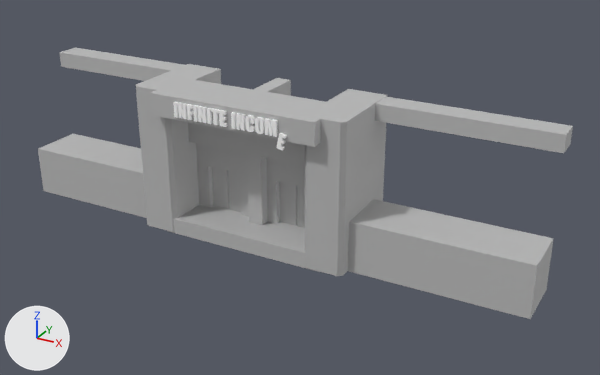
An edit to the FBX model Geometry/Text_Building_01.fbx, drawn before and after from the same camera.
Camera for both pictures: a camera (50 mm lens) standing at (15.86, -14.57, 9.04) and looking at (7.37, 0.86, 1.33). The axes (+X, +Y, +Z) are drawn at lower left. The lights are the same throughout. Where no turn or scale is listed for an object, it has been applied to the vertices.

Objects in the first picture: 'Text_Building1'.
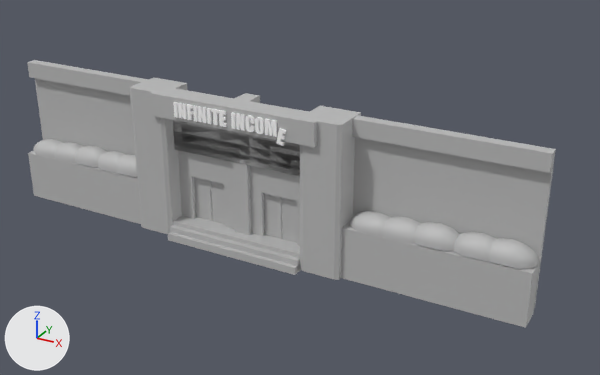
Patch to the scene script:
```diff
--- a/Geometry/Text_Building_01.fbx.py
+++ b/Geometry/Text_Building_01.fbx.py
@@ me_mesh @@
-me_mesh.from_pydata(...)  # 556 vertices, 446 faces; spans x -6.53..6.53, y -1.23..1.23, z -1.78..1.78
+me_mesh.from_pydata(...)  # 1142 vertices, 986 faces; spans x -6.54..6.54, y -0.54..0.54, z -1.79..1.79
+# me_mesh part 1: the loose piece of 24 vertices spanning x 1.09..1.31, y -1.23..-1.16, z 1.06..1.43 is moved by (0.01, 0.69, 0.11)
+# me_mesh part 2: a new loose piece, a box spanning x -1.91..1.54, y -0.44..0.25, z -1.73..-1.48, in mat_lambert1 (grey #bcbcbc)
+# me_mesh part 3: a new loose piece, a box spanning x -1.91..1.54, y -0.54..0.15, z -1.79..-1.61, in mat_lambert1 (grey #bcbcbc)
+# me_mesh part 4: the loose piece of 24 vertices spanning x -2.14..-0.25, y 0.05..0.26, z -1.43..0.46 is rebuilt with 24 vertices and now spans x -2.11..-0.22, y 0.03..0.12, z -1.42..0.47
+# me_mesh part 5: the loose piece of 24 vertices spanning x -0.24..1.65, y 0.05..0.26, z -1.43..0.46 is rebuilt with 24 vertices and now spans x -0.19..1.69, y 0.03..0.12, z -1.42..0.47
+# me_mesh part 6: the loose piece of 20 vertices spanning x -1.6..-0.63, y 0.19..0.34, z -1.43..-0.28 is rebuilt with 20 vertices and now spans x -1.57..-0.6, y 0.14..0.2, z -1.42..-0.27, in mat_glass_01_mat (grey #bcbcbc)
+# me_mesh part 7: the loose piece of 20 vertices spanning x 0.3..1.26, y 0.19..0.34, z -1.43..-0.28 is rebuilt with 20 vertices and now spans x 0.34..1.31, y 0.13..0.2, z -1.42..-0.27, in mat_glass_01_mat (grey #bcbcbc)
+# me_mesh part 8: the loose piece of 12 vertices spanning x 1.55..2.51, y -0.92..1.23, z -1.75..1.78 is rebuilt with 12 vertices and now spans x 1.55..2.51, y -0.39..0.54, z -1.74..1.79
+# me_mesh part 9: the loose piece of 12 vertices spanning x -2.87..-1.91, y -0.92..1.23, z -1.75..1.78 is rebuilt with 12 vertices and now spans x -2.87..-1.91, y -0.39..0.54, z -1.74..1.79
+# me_mesh part 10: the loose piece of 8 vertices spanning x -2.19..1.96, y -1.17..0.15, z 1.26..1.78 is rebuilt with 8 vertices and now spans x -2.19..1.97, y -0.5..0.07, z 1.27..1.79
+# me_mesh part 11: the loose piece of 8 vertices spanning x -6.53..-2.38, y -0.6..0.72, z -1.75..-0.54 is rebuilt with 8 vertices and now spans x -6.53..-2.37, y -0.25..0.32, z -1.74..-0.53
+# me_mesh part 12: the loose piece of 8 vertices spanning x 2.38..6.53, y -0.6..0.72, z -1.75..-0.54 is rebuilt with 8 vertices and now spans x 2.39..6.54, y -0.25..0.32, z -1.74..-0.53
+# me_mesh part 13: the loose piece of 8 vertices spanning x -0.31..0.06, y -0.17..1.22, z -1.75..1.78 is rebuilt with 8 vertices and now spans x -0.31..0.07, y -0.06..0.53, z -1.74..1.79
+# me_mesh part 14: the loose piece of 8 vertices spanning x -2.19..1.96, y -0.21..1.11, z 0.35..1.25 is rebuilt with 12 vertices and now spans x -2.19..1.97, y -0.08..0.49, z 0.36..1.26
+# me_mesh part 15: the loose piece of 8 vertices spanning x -2.19..1.96, y -0.89..0.42, z -1.78..-1.4 is rebuilt with 8 vertices and now spans x -1.98..1.76, y -0.31..0.26, z -1.77..-1.39
+# me_mesh part 16: 8 vertices removed from x 2.38..6.53, y 0.57..1.16, z 1.38..1.77; 291 vertices added at x 2.39..6.54, y -0.25..0.42, z -1.64..1.78
+# me_mesh part 17: 8 vertices removed from x -6.53..-2.38, y 0.57..1.16, z 1.38..1.77; 291 vertices added at x -6.54..-2.37, y -0.25..0.42, z -1.64..1.78
 me_mesh.materials.append(mat_lambert1)
 me_mesh.materials.append(mat_typeblinn)
+me_mesh.materials.append(mat_bush_01_mat)  # grey #bcbcbc
+me_mesh.materials.append(mat_glass_01_mat)  # grey #bcbcbc
@@ ob_text_building1 @@
 ob_text_building1 = bpy.data.objects.new('Text_Building1', me_mesh)
-ob_text_building1.location = (6.53, 0.6, 1.75)
+ob_text_building1.location = (6.53, -0.09, 1.74)
```

What differs and where, as boxes [x1, y1, x2, y2] in the pictures (600 x 375 px; the box of a moved part takes in the faces that stretch with it):
'Text_Building1', reshaped, moved: before [38, 48, 573, 319]; after [27, 60, 556, 328]
part 1 of me_mesh, moved or reshaped: before [276, 133, 287, 151]; after [276, 128, 286, 146]
part 2 of me_mesh, added: after [170, 225, 300, 270]
part 3 of me_mesh, added: after [168, 232, 300, 275]
part 4 of me_mesh, rebuilt (7% wider, 7% taller): before [196, 143, 249, 217]; after [178, 150, 235, 229]
part 5 of me_mesh, rebuilt: before [266, 158, 305, 224]; after [250, 166, 300, 246]
part 6 of me_mesh, rebuilt: before [212, 167, 241, 212]; after [194, 177, 226, 224]
part 7 of me_mesh, rebuilt: before [279, 182, 305, 228]; after [264, 193, 297, 243]
part 8 of me_mesh, rebuilt (26% narrower, 7% shorter): before [305, 89, 388, 276]; after [300, 106, 361, 280]
part 9 of me_mesh, rebuilt (33% narrower, 7% shorter): before [136, 64, 221, 232]; after [130, 78, 187, 234]
part 10 of me_mesh, rebuilt (8% narrower, 13% shorter): before [150, 78, 343, 147]; after [149, 87, 326, 147]
part 11 of me_mesh, rebuilt: before [38, 134, 146, 218]; after [28, 151, 141, 224]
part 12 of me_mesh, rebuilt (11% shorter): before [348, 199, 554, 319]; after [341, 221, 540, 328]
part 13 of me_mesh, rebuilt: before [247, 78, 291, 225]; after [233, 93, 260, 235]
part 14 of me_mesh, rebuilt: before [188, 122, 305, 166]; after [173, 120, 300, 176]
part 15 of me_mesh, rebuilt: before [168, 205, 320, 272]; after [173, 216, 300, 258]
part 16 of me_mesh, built on: before [375, 97, 573, 153]; after [349, 115, 556, 310]
part 17 of me_mesh, built on: before [59, 48, 184, 81]; after [27, 60, 149, 177]
